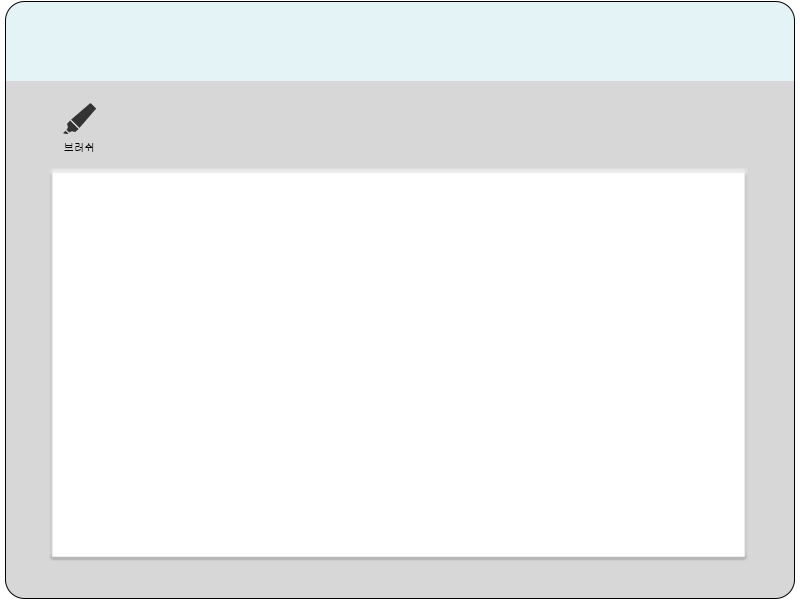
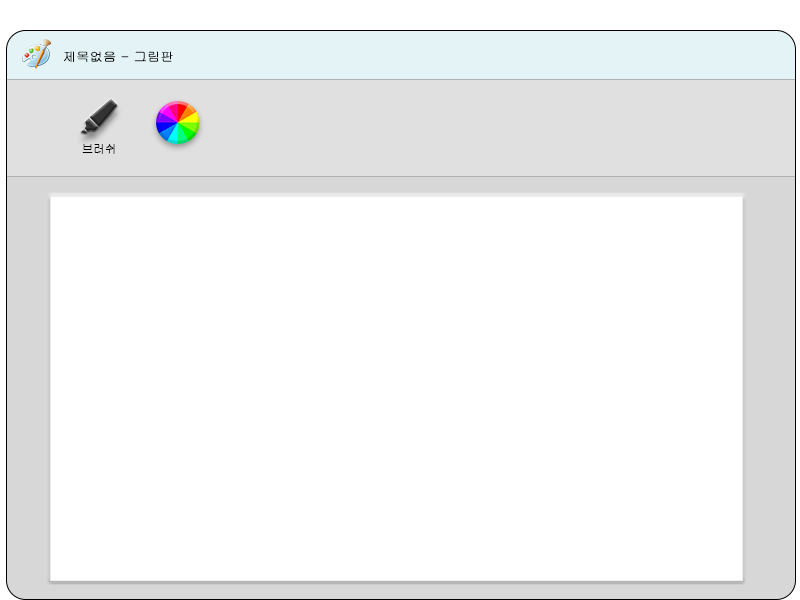
Two versions of the same layered image (800x600). Layer-by-layer changes:
added layer "제목없음 - 그림판" above "pngwing.com (2)" over [64, 51, 173, 62]
added layer "pngwing.com (2)" above "그림1" over [22, 39, 51, 69]
added layer "그림1" above "브러쉬" over [156, 101, 199, 144]
painted on "브러쉬" over [64, 143, 115, 154]
painted on "pngwing.com (3)" over [63, 99, 117, 134]
painted on "Rectangle 4" over [50, 172, 745, 581]
added layer "Rectangle 2 copy" above "Rectangle 2" over [5, 79, 796, 177]
painted on "Rectangle 2" over [5, 79, 796, 81]
painted on "Rectangle 3" over [5, 60, 796, 81]
painted on "Rectangle 1" over [5, 1, 796, 600]
